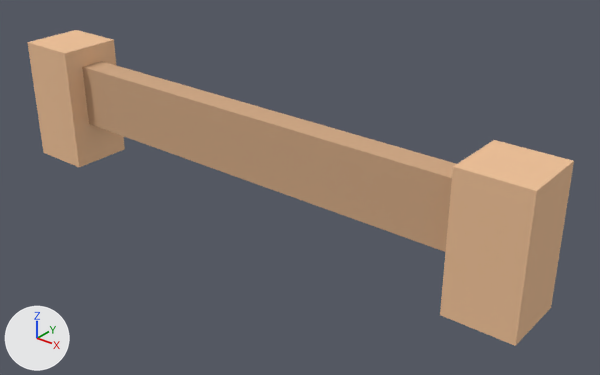
The OBJ model Assets/LevelAssets/Models/OBJ format/fenceLow.obj: old version first, new version second.
Rendered twice from a 50 mm camera at (0.748, -1.223, 0.586) aimed at (0.067, -0.372, 0.059). The lights are fixed; the arrows at lower left show +X, +Y and +Z. Where no turn or scale is listed for an object, it has been applied to the vertices.

The first picture shows 'fenceLow'.
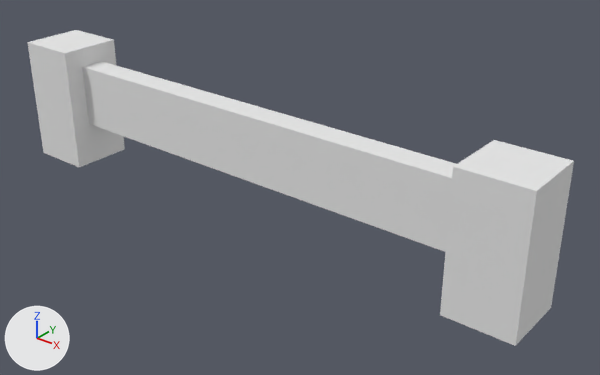
Changed parts and their boxes (x1, y1, x2, y2) in the pictures (600 x 375 px):
'fenceLow', recoloured (brown to white): (27, 30, 574, 346) in both

The change, as a list of edits to the scene's bpy script:
```text
Change mat_wooddark:
    mat_wooddark.base_color: (0.627, 0.384, 0.224) -> (0.8, 0.8, 0.8)  # brown #cfa782 -> white #e7e7e7
Change mat_wood:
    mat_wood.base_color: (0.867, 0.533, 0.31) -> (0.8, 0.8, 0.8)  # beige #efc197 -> white #e7e7e7
```
